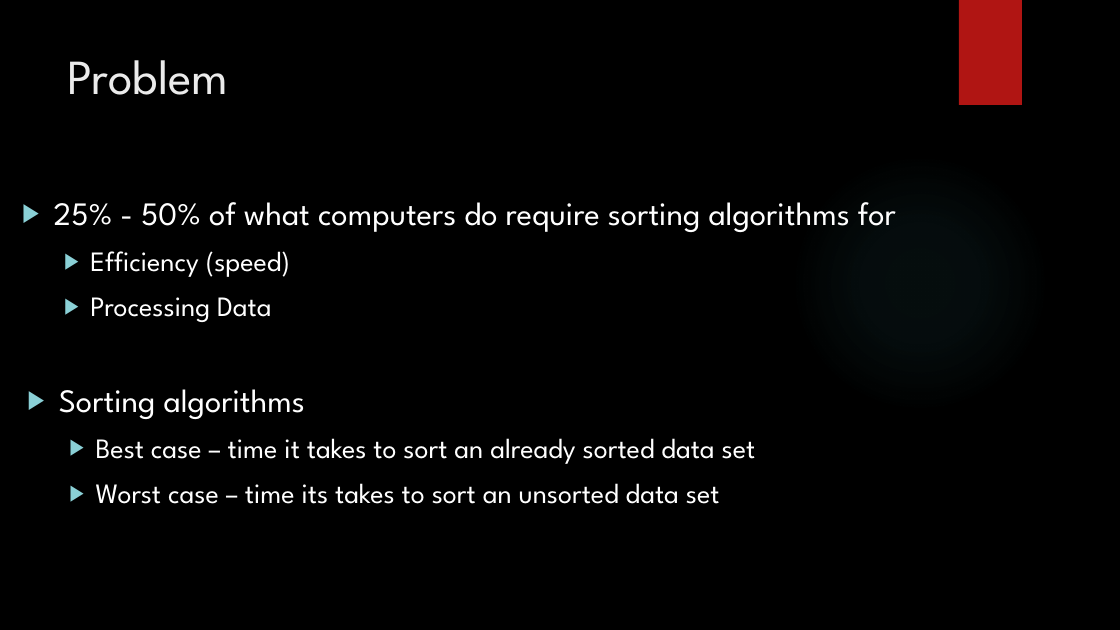
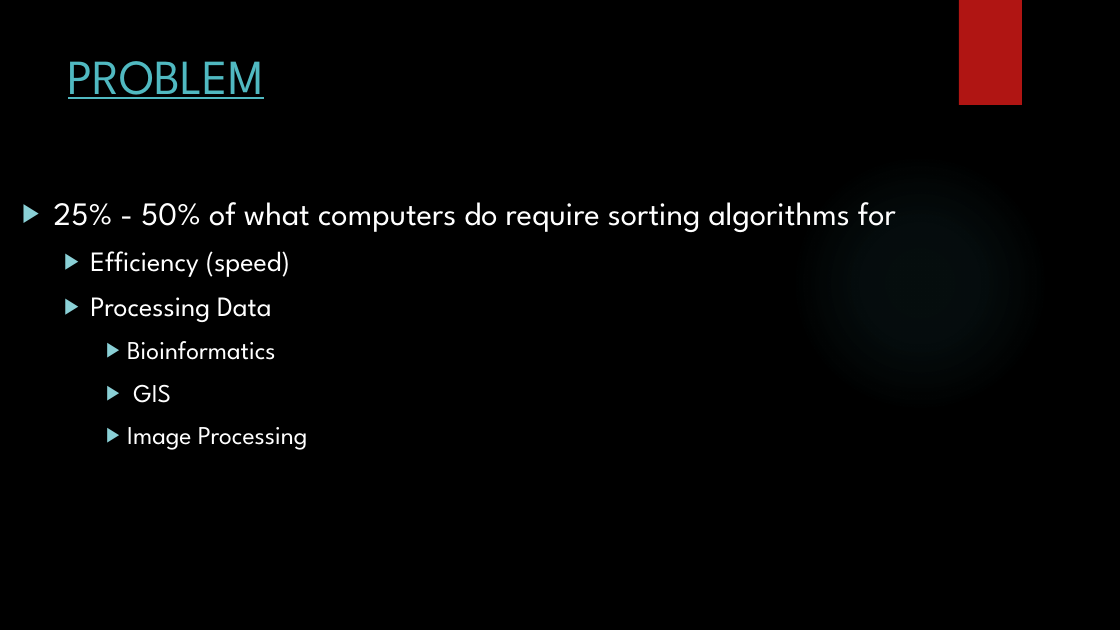
Before and after one commit to SoumyaMishra8/Statistical-Analysis-Sorting-Algorithm, a slide deck: slide 2 of Progress Report for Project 10_13_17.pptx. Drawn at 1120x630 pixels with LibreOffice and Linux fonts; fonts in the diff are those of the drawing; background and template pictures are left out. Boxes give left, top, right and bottom in pixels: in the first picture for what was removed or moved away, otherwise in the second. Text is boxed around its words. In the diff, an @@ line names an element or a change of style, - is before the commit and + after.

```diff
--- a/Progress Report for Project 10_13_17.pptx
+++ b/Progress Report for Project 10_13_17.pptx
@@ title at box(68, 61, 264, 99): text changed; text colour #EBEBEB to #50B9C1 @@
-Problem
+PROBLEM
@@ text at box(127, 341, 308, 450): text changed; size 24 to 22 pt @@
-▶ Sorting algorithms
-  ▶ Best case – time it takes to sort an already sorted data set
-  ▶ Worst case – time its takes to sort an unsorted data set
+    ▶ Bioinformatics
+    ▶ GIS
+    ▶ Image Processing
```
Also in this commit, not shown: 9 other slides changed, 3 slides added.
